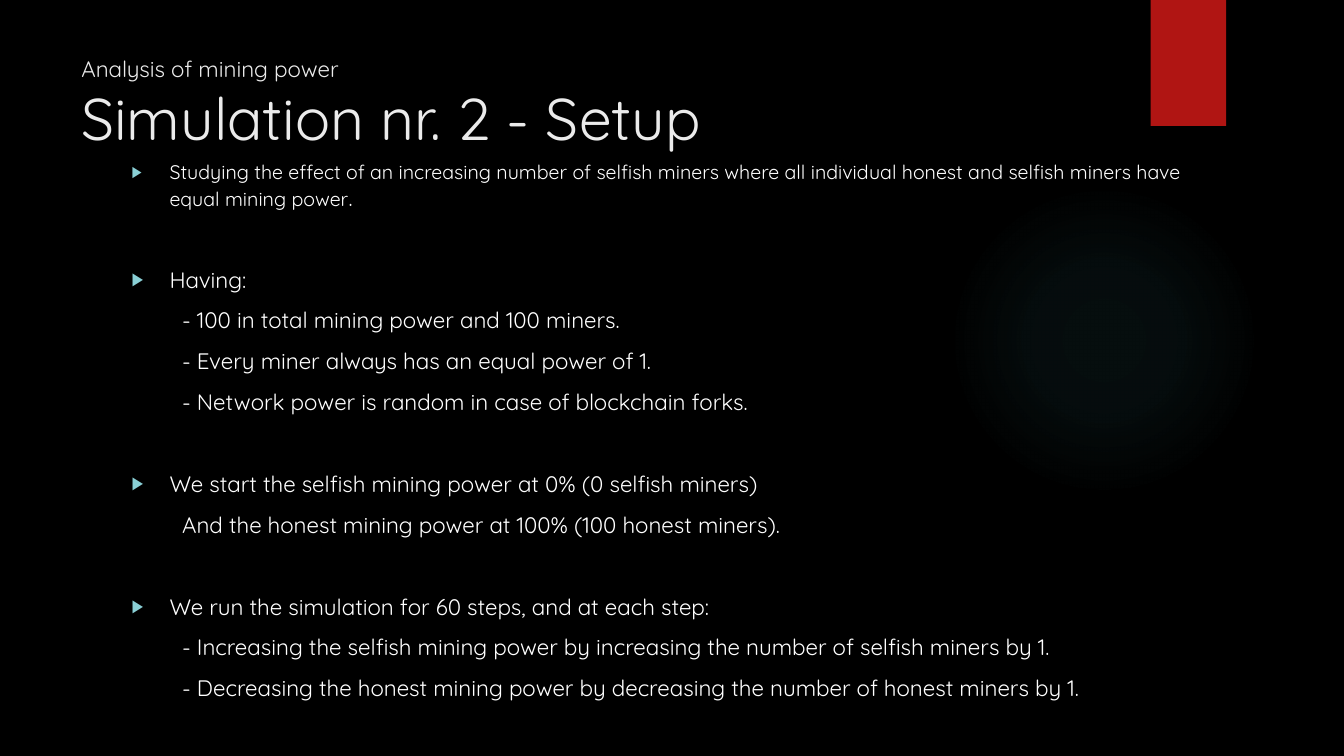
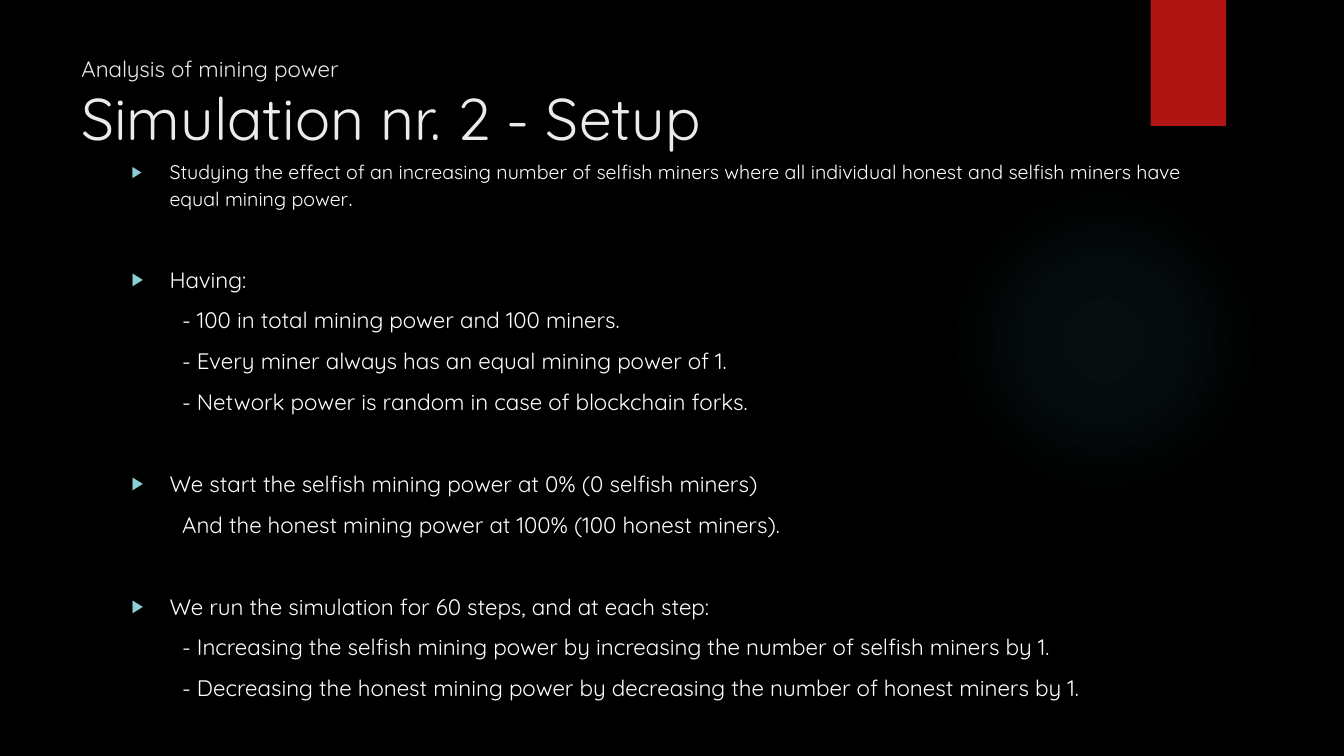
Before and after one commit to MohammedGuniem/Selfish-GHOST-and-Stubborn-Mining, a slide deck: slide 5 of Selfish, Stubborn & GHOST Mining.pptx. Drawn at 1344x756 pixels with LibreOffice and Linux fonts; fonts in the diff are those of the drawing; background and template pictures are left out. Boxes give left, top, right and bottom in pixels: in the first picture for what was removed or moved away, otherwise in the second. Text is boxed around its words. In the diff, an @@ line names an element or a change of style, - is before the commit and + after.

Commit message:
Sim. 1 to 5 are done, remaining stabburn mining
Test is ok

```diff
--- a/Selfish, Stubborn & GHOST Mining.pptx
+++ b/Selfish, Stubborn & GHOST Mining.pptx
@@ text at [197,352,726,374]: text changed @@
-- Every miner always has an equal power of 1.
+- Every miner always has an equal mining power of 1.
```
Also in this commit, not shown: 2 other slides changed, 6 slides added, 8 other files.
